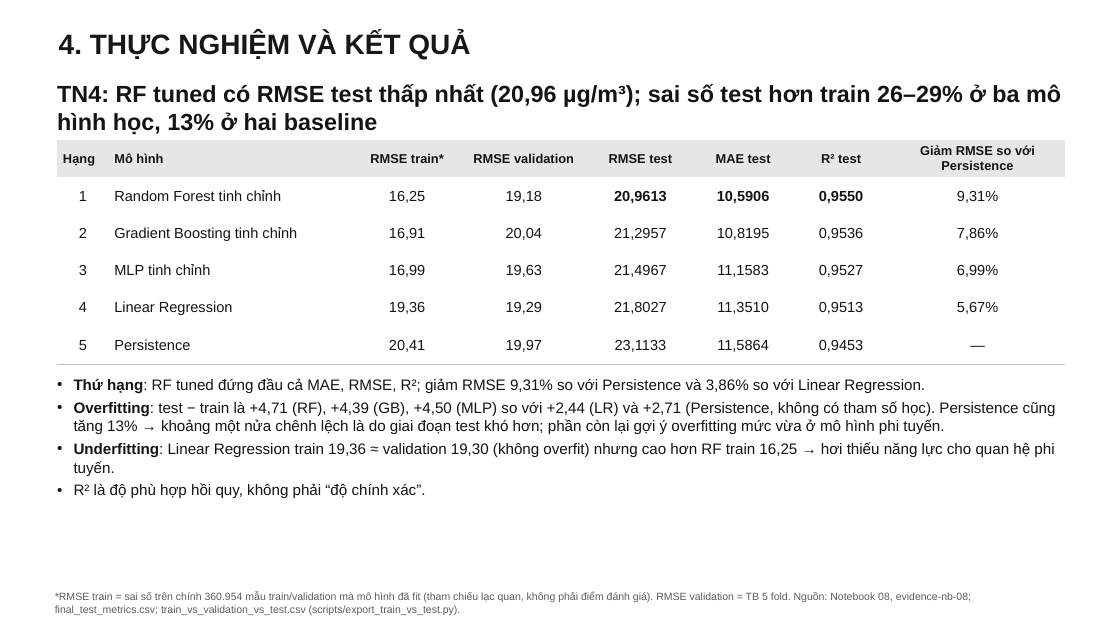
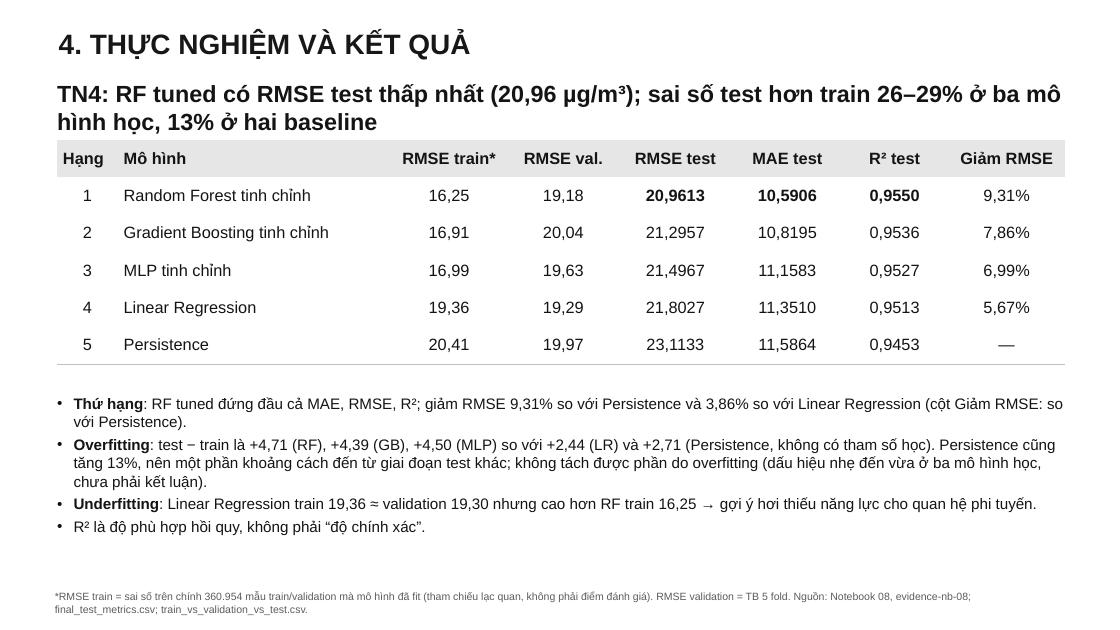
Before and after one commit to bjruly/sgu_finalproject_machinelearning_2026-2027, a slide deck: slide 17 of docs/Nhom10__Slide.pptx. Drawn at 1120x630 pixels with LibreOffice and Linux fonts; fonts in the diff are those of the drawing. Boxes give left, top, right and bottom in pixels: in the first picture for what was removed or moved away, otherwise in the second. Text is boxed around its words. In the diff, an @@ line names an element or a change of style, - is before the commit and + after.

Commit message:
Revise the slides: readable tables, softer overfitting claims, team shares
Bảng ở slide chính dùng chữ 14 pt (phụ lục 13-14 pt) sau khi rút gọn nội
dung; sửa lời bình overfitting và bootstrap theo rà soát; slide phân công
có tỷ lệ đóng góp; sửa tham chiếu Hình 9 và đơn vị R².

```diff
--- a/docs/Nhom10__Slide.pptx
+++ b/docs/Nhom10__Slide.pptx
@@ table at <box>57,140,1065,365</box> @@
-row 1, column 4: RMSE validation
+row 1, column 4: RMSE val.
-row 1, column 8: Giảm RMSE so với Persistence
+row 1, column 8: Giảm RMSE
@@ size 11 to 14 pt in "Hạng", "Mô hình", "RMSE train*", "RMSE test" and 2 more places @@
@@ size 12.5 to 14 pt in "1", "Random Forest tinh chỉnh", "16,25", "19,18" and 36 more places @@
@@ text "Thứ hạng: RF tuned đứng ...": place and size @@
-text "Thứ hạng: RF tuned đứng ..." at <box>74,378,1056,498</box>
+text "Thứ hạng: RF tuned đứng ..." at <box>74,397,1063,535</box>
@@ text at <box>74,397,1063,512</box>: text changed @@
-• Thứ hạng: RF tuned đứng đầu cả MAE, RMSE, R²; giảm RMSE 9,31% so với Persistence và 3,86% so với Linear Regression.
-• Overfitting: test − train là +4,71 (RF), +4,39 (GB), +4,50 (MLP) so với +2,44 (LR) và +2,71 (Persistence, không có tham số học). Persistence cũng tăng 13% → khoảng một nửa chênh lệch là do giai đoạn test khó hơn; phần còn lại gợi ý overfitting mức vừa ở mô hình phi tuyến.
-• Underfitting: Linear Regression train 19,36 ≈ validation 19,30 (không overfit) nhưng cao hơn RF train 16,25 → hơi thiếu năng lực cho quan hệ phi tuyến.
+• Thứ hạng: RF tuned đứng đầu cả MAE, RMSE, R²; giảm RMSE 9,31% so với Persistence và 3,86% so với Linear Regression (cột Giảm RMSE: so với Persistence).
+• Overfitting: test − train là +4,71 (RF), +4,39 (GB), +4,50 (MLP) so với +2,44 (LR) và +2,71 (Persistence, không có tham số học). Persistence cũng tăng 13%, nên một phần khoảng cách đến từ giai đoạn test khác; không tách được phần do overfitting (dấu hiệu nhẹ đến vừa ở ba mô hình học, chưa phải kết luận).
+• Underfitting: Linear Regression train 19,36 ≈ validation 19,30 nhưng cao hơn RF train 16,25 → gợi ý hơi thiếu năng lực cho quan hệ phi tuyến.
@@ text at <box>55,592,971,615</box>: text changed @@
-*RMSE train = sai số trên chính 360.954 mẫu train/validation mà mô hình đã fit (tham chiếu lạc quan, không phải điểm đánh giá). RMSE validation = TB 5 fold. Nguồn: Notebook 08, evidence-nb-08; final_test_metrics.csv; train_vs_validation_vs_test.csv (scripts/export_train_vs_test.py).
+*RMSE train = sai số trên chính 360.954 mẫu train/validation mà mô hình đã fit (tham chiếu lạc quan, không phải điểm đánh giá). RMSE validation = TB 5 fold. Nguồn: Notebook 08, evidence-nb-08; final_test_metrics.csv; train_vs_validation_vs_test.csv.
```
Also in this commit, not shown: 18 other slides changed.
